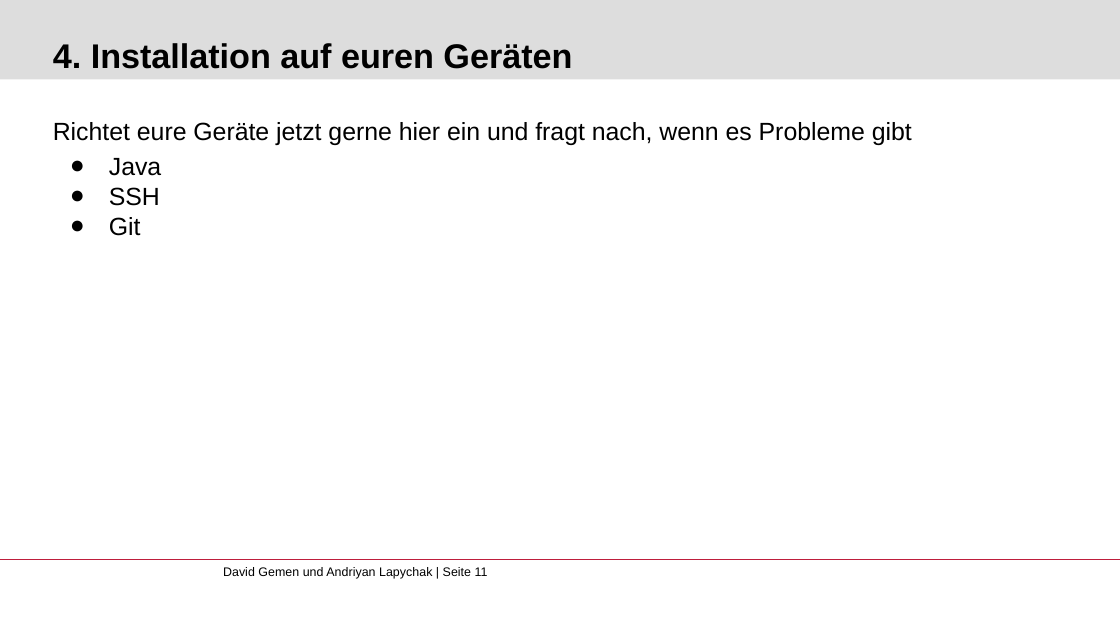
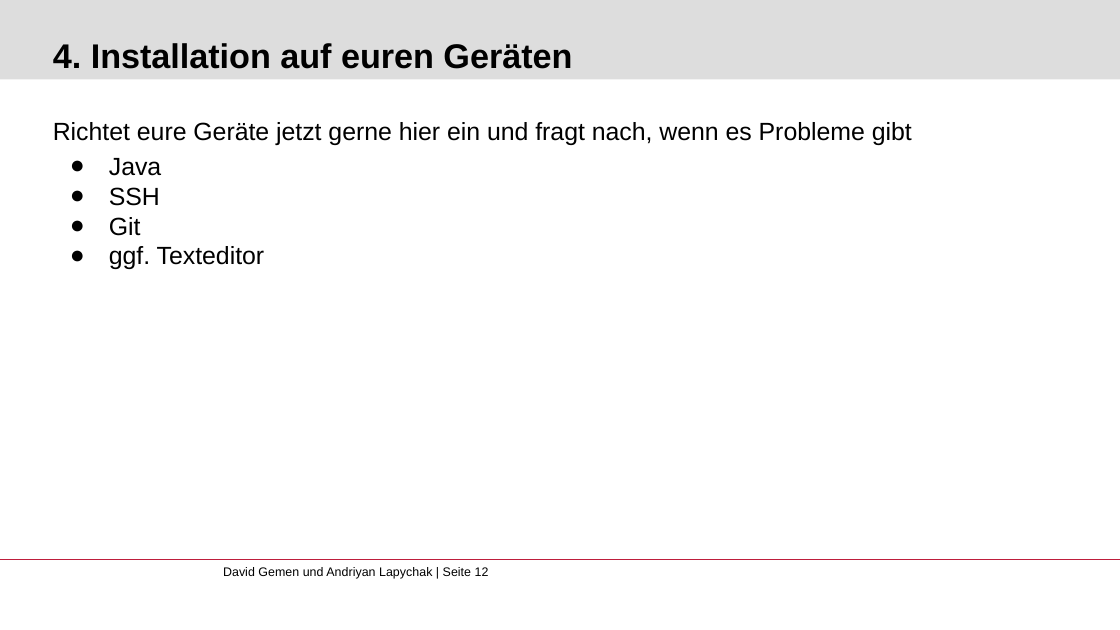
Before and after one commit to gemdav/Programmieren-1-Tutorium, a slide deck: slide 12 of slides/00_installation_introduction.pptx (slide 11 before the commit). Drawn at 1120x630 pixels with LibreOffice and Linux fonts; fonts in the diff are those of the drawing; background and template pictures are left out. Boxes give left, top, right and bottom in pixels: in the first picture for what was removed or moved away, otherwise in the second. Text is boxed around its words. In the diff, an @@ line names an element or a change of style, - is before the commit and + after.

```diff
--- a/slides/00_installation_introduction.pptx
+++ b/slides/00_installation_introduction.pptx
@@ text at box(109, 246, 265, 269): paragraph added @@
+● ggf. Texteditor
@@ text at box(223, 567, 489, 579): text changed @@
-David Gemen und Andriyan Lapychak | Seite 11
+David Gemen und Andriyan Lapychak | Seite 12
```
Also in this commit, not shown: 1 slide added, 4 other files.
